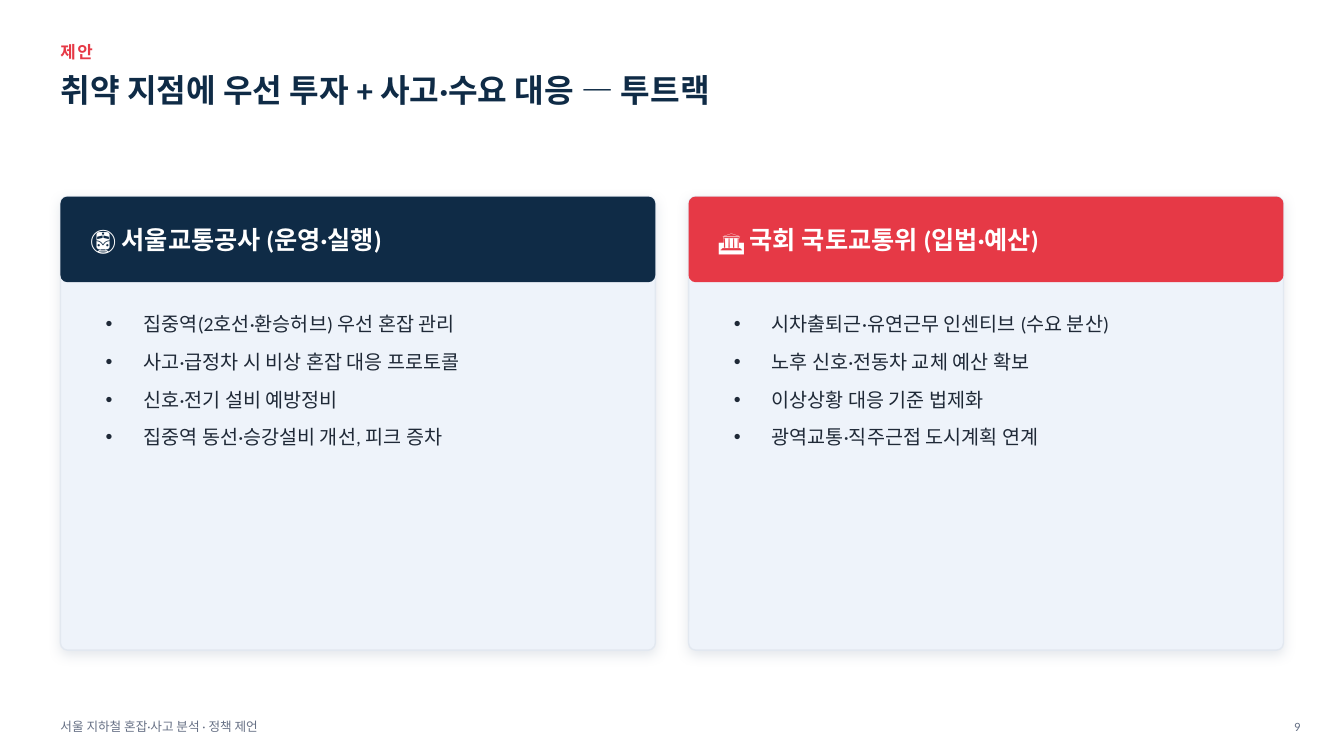
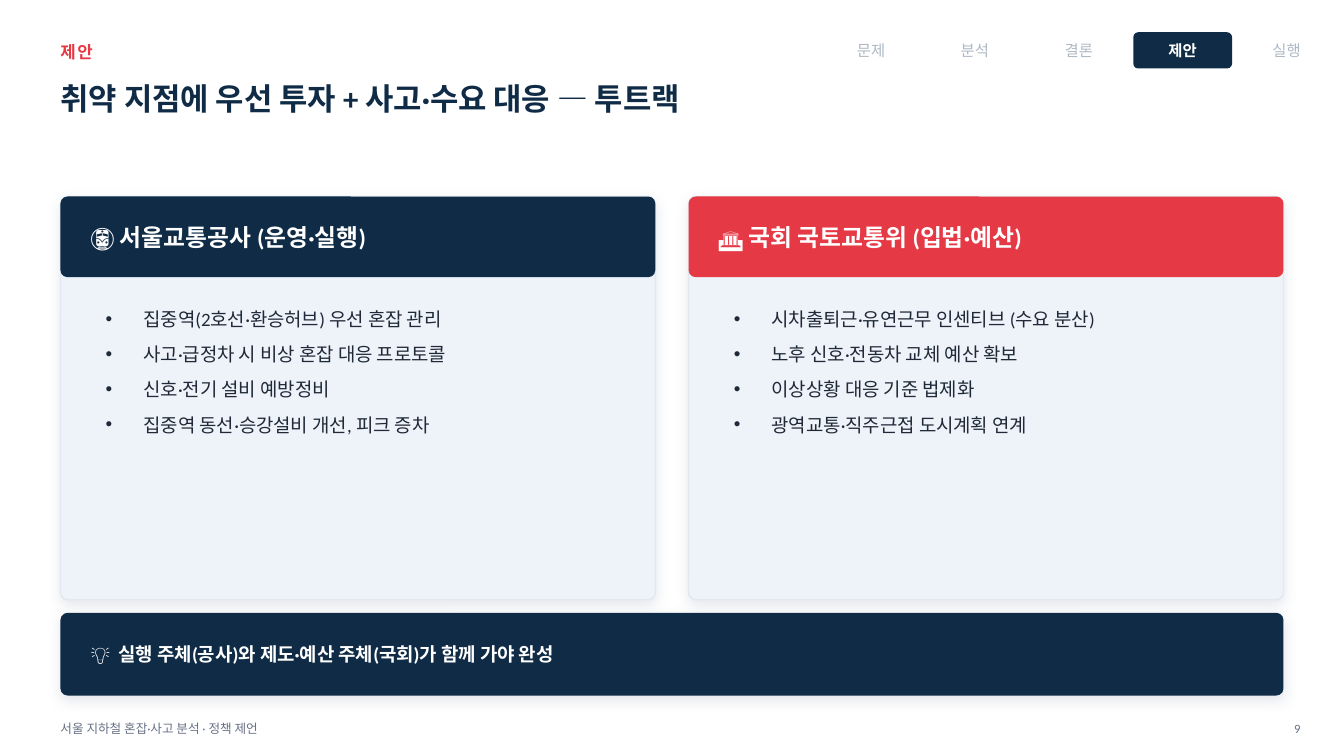
Before and after one commit to yuneunmi814-cmyk/data-analysis-mini-project, a slide deck: slide 11 of 발표장표_지하철혼잡.pptx (slide 9 before the commit). Drawn at 1344x756 pixels with LibreOffice and Linux fonts; fonts in the diff are those of the drawing. Boxes give left, top, right and bottom in pixels: in the first picture for what was removed or moved away, otherwise in the second. Text is boxed around its words. In the diff, an @@ line names an element or a change of style, - is before the commit and + after.

```diff
--- a/발표장표_지하철혼잡.pptx
+++ b/발표장표_지하철혼잡.pptx
@@ text added at box(857, 44, 885, 57), 11 pt, text #AEB8C4 @@
+문제
@@ text added at box(961, 43, 989, 57), 11 pt, text #AEB8C4 @@
+분석
@@ text added at box(1065, 43, 1093, 57), 11 pt, text #AEB8C4 @@
+결론
@@ rounded rectangle added at box(1133, 32, 1232, 69), fill #0F2B46 @@
@@ text added at box(1168, 43, 1196, 58), 11 pt, text #FFFFFF, bold @@
+제안
@@ text added at box(1272, 43, 1300, 57), 11 pt, text #AEB8C4 @@
+실행
@@ text "취약 지점에 우선 투자 + ...": place and size @@
-text "취약 지점에 우선 투자 + ..." at box(60, 75, 710, 105)
+text "취약 지점에 우선 투자 + ..." at box(60, 84, 680, 113)
@@ text "취약 지점에 우선 투자 + ..." at box(60, 84, 680, 113): size 23 to 22 pt; line spacing 1.05 to 1.04 @@
@@ rounded rectangle: place and size @@
-rounded rectangle at box(60, 197, 655, 282)
+rounded rectangle at box(60, 197, 655, 277)
@@ rounded rectangle at box(60, 197, 655, 277): proportions changed @@
@@ rounded rectangle at box(60, 197, 655, 600): shadow changed; proportions changed @@
@@ rounded rectangle: place and size @@
-rounded rectangle at box(60, 197, 655, 650)
+rounded rectangle at box(60, 197, 655, 600)
@@ text "🚇 서울교통공사 (운영·실행)" at box(120, 226, 366, 250): size 18 to 17 pt @@
@@ rounded rectangle at box(689, 197, 1284, 277): proportions changed @@
@@ rounded rectangle: place and size @@
-rounded rectangle at box(689, 197, 1284, 282)
+rounded rectangle at box(689, 197, 1284, 277)
@@ rounded rectangle: place and size @@
-rounded rectangle at box(689, 197, 1284, 650)
+rounded rectangle at box(689, 197, 1284, 600)
@@ rounded rectangle at box(689, 197, 1284, 600): shadow changed; proportions changed @@
@@ text "🏛️ 국회 국토교통위 (입법·예산)" at box(748, 226, 1022, 250): size 18 to 17 pt @@
@@ text "집중역(2호선·환승허브) 우선 혼잡 관리" at box(143, 310, 446, 434): size 14 to 13.5 pt; less space between paragraphs @@
@@ text "시차출퇴근·유연근무 인센티브 (수요 분산)" at box(772, 310, 1094, 434): size 14 to 13.5 pt; less space between paragraphs @@
@@ rounded rectangle added at box(60, 613, 1284, 696), fill #0F2B46 @@
@@ text added at box(119, 645, 554, 664), 13.5 pt, text #FFFFFF, bold @@
+💡 실행 주체(공사)와 제도·예산 주체(국회)가 함께 가야 완성
```
Also in this commit, not shown: 10 other slides changed, 4 slides added, 1 other file.
